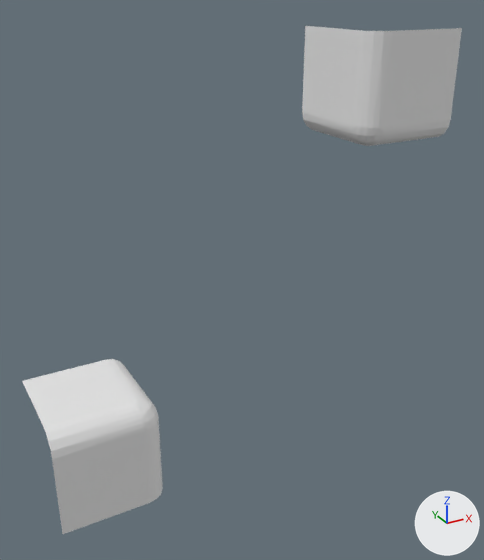
A saved change to the OBJ model workshops/w6_polygonization/data/bmc/bmc_tiles/t_009.obj.
The view is the same before and after, from a 50 mm camera at (-0.695, -0.909, 0.587) aimed at (-0.063, 0.24, 0.012). Every picture has the same lights, and +X, +Y and +Z are marked at lower right. Where no turn or scale is listed for an object, it has been applied to the vertices.

Objects in the first picture: 't_009'.
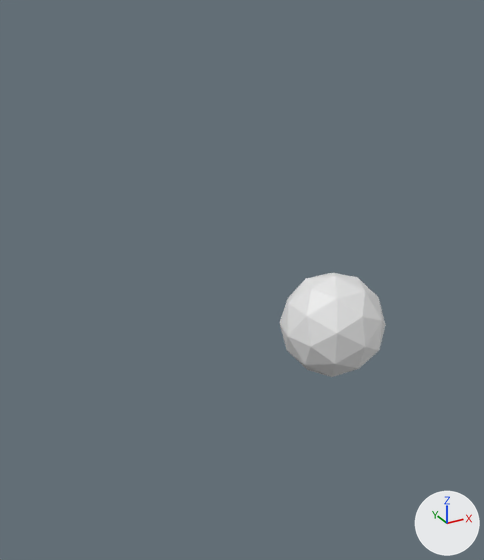
Pixel boxes [x1, y1, x2, y2] of what changed, in the pictures (484 x 560 px):
't_009', reshaped (76% narrower, 79% shorter): before [22, 26, 462, 534]; after [279, 273, 386, 377]
part 1 of me_t_009, added: after [279, 273, 386, 377]
part 2 of me_t_009, deleted: before [302, 26, 462, 146]
part 3 of me_t_009, deleted: before [22, 359, 163, 534]

The change, as a list of edits to the scene's bpy script:
```text
Change me_t_009:
    where me_t_009.from_pydata(...)  # 104 vertices, 156 faces; spans x -0.5..0.5, y 0.25..0.5, z -0.5..0.5
    used by ob_t_009; location = (0.0, 0.0, 0.0)
    me_t_009 part 1: a new loose piece, an icosphere of 80 faces spanning x -0.1..0.1, y -0.1..0.1, z -0.1..0.1
    me_t_009 part 2: the loose piece of 52 vertices spanning x 0.25..0.5, y 0.25..0.5, z 0.25..0.5 is deleted
    me_t_009 part 3: the loose piece of 52 vertices spanning x -0.5..-0.25, y 0.25..0.5, z -0.5..-0.25 is deleted
```
